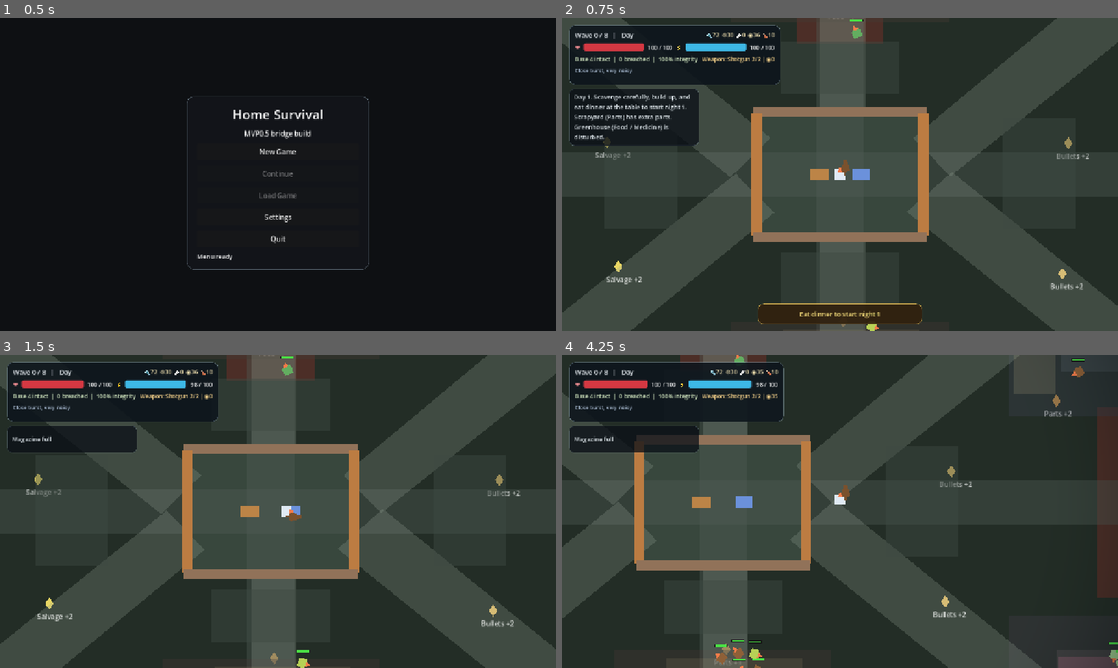
Above: before the commit, frames 1-4 (two rows, left to right).
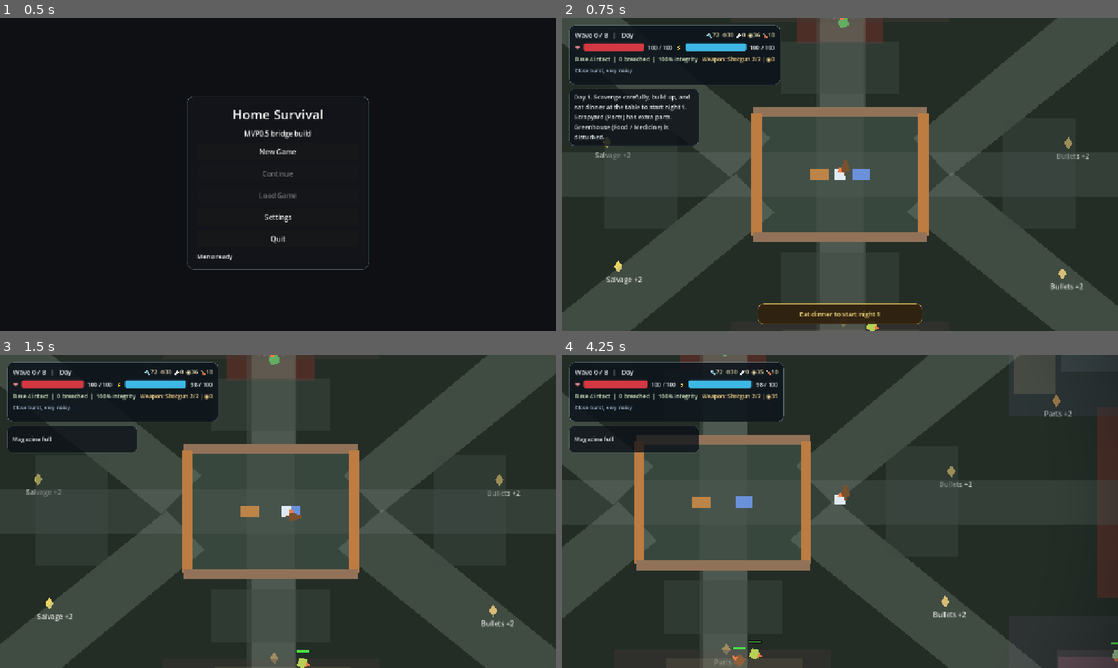
Above: after the commit, the same moments.

Repository: fb-retired-eng/home-survival
Game: Godot game, scene res://scenes/main/Boot.tscn
The game is run twice, just before and just after one commit, with the same random seed, the same clock (stepped at 60 frames per second) and the same inputs.
Inputs (mouse positions are in pixels of both pictures, inside the frame that each line leads up to):
- Up to frame 1 (0.5 s): no input
- Up to frame 2 (0.75 s): click "New Game" at 0.5 s
- Up to frame 3 (1.5 s): tap Enter at 1.25 s; move the mouse to (400, 495) at 1.27 s; hold D (move_right) from 1.28 s (still down); hold C (recycle) from 1.28 s (still down); click (400, 495) at 1.42 s
- Up to frame 4 (4.25 s): move the mouse to (728, 527) at 2.02 s; release D (move_right) at 2.03 s; release C (recycle) at 2.03 s; hold S (move_down) 2.03-2.78 s; tap Space (attack) at 2.1 s; tap C (recycle) at 2.3, 3.8 s; move the mouse to (895, 442) at 2.77 s; hold D (move_right) 2.78-3.53 s; hold C (recycle) 2.78-3.53 s; tap B (build_mode) at 2.85 s; move the mouse to (812, 574) at 3.52 s; hold W (move_up) from 3.53 s (still down); tap Tab (build_next) at 3.6 s; click (812, 574) at 3.67 s

Frame 1 is identical in both runs. In frame 2, 0.1% of the frame differs, in the area x 49-55%, y 0-7%; in frame 3, 0.1%; in frame 4, 0.4%, in the area x 27-100%, y 0-100%.

Commit message:
Tune MVP0 economy and POI pressure

Diff:
--- a/data/placeables/barricade.tres
+++ b/data/placeables/barricade.tres
@@ -9,8 +9,8 @@
 category = "barrier"
 placement_layer = "tactical"
 footprint_cells = PackedVector2Array(0, 0)
-build_cost = {"salvage": 10}
-repair_cost = {"salvage": 4}
+build_cost = {"salvage": 9}
+repair_cost = {"salvage": 3}
 max_hp = 90
 blocks_movement = true
 blocks_projectiles = true
--- a/data/placeables/spike_trap.tres
+++ b/data/placeables/spike_trap.tres
@@ -9,14 +9,14 @@
 category = "trap"
 placement_layer = "tactical"
 footprint_cells = PackedVector2Array(0, 0, 1, 0)
-build_cost = {"salvage": 12, "parts": 2}
-repair_cost = {"salvage": 5, "parts": 1}
-max_hp = 55
+build_cost = {"salvage": 10, "parts": 1}
+repair_cost = {"salvage": 4, "parts": 1}
+max_hp = 50
 blocks_movement = false
 blocks_projectiles = false
 can_stack_with_other_placeables = false
 interaction_priority = 14
-contact_damage = 10
+contact_damage = 12
 slow_factor = 0.25
 lure_radius = 0.0
 fire_range = 0.0
--- a/data/waves/mvp0_waves.tres
+++ b/data/waves/mvp0_waves.tres
@@ -12,13 +12,13 @@
 [sub_resource type="Resource" id="1"]
 script = ExtResource("3_lane")
 lane_id = &"north"
-count = 4
+count = 3
 enemy_definition = ExtResource("4_basic_enemy")
 preferred_socket_ids = PackedStringArray("wall_n")
 
 [sub_resource type="Resource" id="2"]
 script = ExtResource("2_wave")
-spawn_interval = 0.8
+spawn_interval = 0.9
 lanes = Array[Resource]([SubResource("1")])
 
 [sub_resource type="Resource" id="3"]
@@ -38,13 +38,13 @@
 [sub_resource type="Resource" id="5"]
 script = ExtResource("2_wave")
 wave_number = 2
-spawn_interval = 0.72
+spawn_interval = 0.78
 lanes = Array[Resource]([SubResource("3"), SubResource("4")])
 
 [sub_resource type="Resource" id="6"]
 script = ExtResource("3_lane")
 lane_id = &"north"
-count = 4
+count = 3
 enemy_definition = ExtResource("4_basic_enemy")
 preferred_socket_ids = PackedStringArray("wall_n")
 
@@ -58,13 +58,13 @@
 [sub_resource type="Resource" id="8"]
 script = ExtResource("2_wave")
 wave_number = 3
-spawn_interval = 0.64
+spawn_interval = 0.68
 lanes = Array[Resource]([SubResource("6"), SubResource("4"), SubResource("7")])
 
 [sub_resource type="Resource" id="9"]
 script = ExtResource("3_lane")
 lane_id = &"north"
-count = 5
+count = 4
 enemy_definition = ExtResource("4_basic_enemy")
 preferred_socket_ids = PackedStringArray("wall_n")
 
@@ -77,20 +77,20 @@
 [sub_resource type="Resource" id="11"]
 script = ExtResource("2_wave")
 wave_number = 4
-spawn_interval = 0.58
+spawn_interval = 0.62
 lanes = Array[Resource]([SubResource("9"), SubResource("3"), SubResource("10")])
 
 [sub_resource type="Resource" id="12"]
 script = ExtResource("3_lane")
 lane_id = &"east"
-count = 2
+count = 1
 enemy_definition = ExtResource("7_spitter_enemy")
 preferred_socket_ids = PackedStringArray("door_e")
 
 [sub_resource type="Resource" id="13"]
 script = ExtResource("2_wave")
 wave_number = 5
-spawn_interval = 0.54
+spawn_interval = 0.58
 lanes = Array[Resource]([SubResource("9"), SubResource("4"), SubResource("12")])
 
 [sub_resource type="Resource" id="14"]
@@ -103,40 +103,40 @@
 [sub_resource type="Resource" id="15"]
 script = ExtResource("3_lane")
 lane_id = &"west"
-count = 2
+count = 1
 enemy_definition = ExtResource("5_brute_enemy")
 preferred_socket_ids = PackedStringArray("door_w")
 
 [sub_resource type="Resource" id="16"]
 script = ExtResource("2_wave")
 wave_number = 6
-spawn_interval = 0.5
+spawn_interval = 0.54
 lanes = Array[Resource]([SubResource("14"), SubResource("3"), SubResource("15"), SubResource("12")])
 
 [sub_resource type="Resource" id="17"]
 script = ExtResource("3_lane")
 lane_id = &"north"
-count = 4
+count = 3
 enemy_definition = ExtResource("6_runner_enemy")
 preferred_socket_ids = PackedStringArray("wall_n")
 
 [sub_resource type="Resource" id="18"]
 script = ExtResource("3_lane")
 lane_id = &"east"
-count = 2
+count = 1
 enemy_definition = ExtResource("5_brute_enemy")
 preferred_socket_ids = PackedStringArray("door_e")
 
 [sub_resource type="Resource" id="19"]
 script = ExtResource("2_wave")
 wave_number = 7
-spawn_interval = 0.5
+spawn_interval = 0.54
 lanes = Array[Resource]([SubResource("17"), SubResource("18"), SubResource("15"), SubResource("12")])
 
 [sub_resource type="Resource" id="20"]
 script = ExtResource("3_lane")
 lane_id = &"north"
-count = 4
+count = 3
 enemy_definition = ExtResource("4_basic_enemy")
 preferred_socket_ids = PackedStringArray("wall_n")
 
@@ -155,7 +155,7 @@
 [sub_resource type="Resource" id="23"]
 script = ExtResource("2_wave")
 wave_number = 8
-spawn_interval = 0.46
+spawn_interval = 0.52
 lanes = Array[Resource]([SubResource("20"), SubResource("17"), SubResource("18"), SubResource("15"), SubResource("21"), SubResource("22")])
 
 [resource]
--- a/scenes/main/Game.tscn
+++ b/scenes/main/Game.tscn
@@ -445,7 +445,7 @@
 position = Vector2(54, -10)
 node_id = &"poi_a_2"
 poi_id = &"poi_a"
-reward_salvage = 2
+reward_salvage = 3
 
 [node name="Node3" parent="World/POI_A" unique_id=634875660 instance=ExtResource("6_scavenge_scene")]
 position = Vector2(-18, 46)
@@ -614,7 +614,7 @@
 node_id = &"poi_d_2"
 poi_id = &"poi_d"
 reward_salvage = 1
-reward_parts = 2
+reward_parts = 1
 reward_bullets = 4
 
 [node name="Node3" parent="World/POI_D" unique_id=1180630554 instance=ExtResource("6_scavenge_scene")]
@@ -629,7 +629,7 @@
 position = Vector2(58, 70)
 node_id = &"poi_d_4"
 poi_id = &"poi_d"
-reward_parts = 2
+reward_parts = 1
 reward_bullets = 5
 weapon_reward = ExtResource("18_pistol")
 
@@ -673,6 +673,7 @@
 position = Vector2(60, -12)
 node_id = &"poi_e_2"
 poi_id = &"poi_e"
+reward_salvage = 1
 reward_parts = 1
 reward_food = 1
 
@@ -688,7 +689,7 @@
 node_id = &"poi_e_4"
 poi_id = &"poi_e"
 reward_salvage = 1
-reward_food = 2
+reward_food = 1
 
 [node name="POI_F" type="Node2D" parent="World" unique_id=136744481]
 position = Vector2(1280, 1345)
@@ -801,13 +802,19 @@
 spawn_id = &"explore_guard_a"
 poi_id = &"poi_a"
 enemy_definition = ExtResource("16_basic_enemy")
+min_count = 1
+max_count = 2
+scatter_radius = 28.0
 
 [node name="POI_B_Guard" type="Marker2D" parent="World/ExplorationSpawnPoints" unique_id=1799033528]
 position = Vector2(2215, 360)
 script = ExtResource("15_exploration_spawn")
 spawn_id = &"explore_guard_b"
 poi_id = &"poi_b"
-enemy_definition = ExtResource("26_brute_enemy")
+enemy_definition = ExtResource("23_runner_enemy")
+min_count = 2
+max_count = 3
+scatter_radius = 34.0
 
 [node name="POI_C_Guard" type="Marker2D" parent="World/ExplorationSpawnPoints" unique_id=1904742490]
 position = Vector2(345, 1090)
@@ -815,6 +822,9 @@
 spawn_id = &"explore_guard_c"
 poi_id = &"poi_c"
 enemy_definition = ExtResource("16_basic_enemy")
+min_count = 1
+max_count = 1
+scatter_radius = 24.0
 
 [node name="POI_D_Guard" type="Marker2D" parent="World/ExplorationSpawnPoints" unique_id=525360921]
 position = Vector2(2200, 1085)
@@ -822,6 +832,9 @@
 spawn_id = &"explore_guard_d"
 poi_id = &"poi_d"
 enemy_definition = ExtResource("24_spitter_enemy")
+min_count = 1
+max_count = 2
+scatter_radius = 30.0
 
 [node name="POI_E_Guard" type="Marker2D" parent="World/ExplorationSpawnPoints" unique_id=3365090]
 position = Vector2(1288, 235)
@@ -829,6 +842,9 @@
 spawn_id = &"explore_guard_e"
 poi_id = &"poi_e"
 enemy_definition = ExtResource("16_basic_enemy")
+min_count = 2
+max_count = 2
+scatter_radius = 30.0
 
 [node name="POI_F_Guard" type="Marker2D" parent="World/ExplorationSpawnPoints" unique_id=188126142]
 position = Vector2(1285, 1195)
@@ -836,6 +852,9 @@
 spawn_id = &"explore_guard_f"
 poi_id = &"poi_f"
 enemy_definition = ExtResource("26_brute_enemy")
+min_count = 1
+max_count = 2
+scatter_radius = 32.0
 
 [node name="RoamingSpawnZones" type="Node2D" parent="World" unique_id=1631930781]
 
--- /dev/null
+++ b/scripts/debug/economy_balance_probe.gd
@@ -0,0 +1,121 @@
+extends SceneTree
+
+
+func _wait_frames() -> void:
+	await process_frame
+	await physics_frame
+	await process_frame
+
+
+func _sum_poi_rewards(game, poi_id: StringName) -> Dictionary:
+	var totals := {
+		"salvage": 0,
+		"parts": 0,
+		"medicine": 0,
+		"bullets": 0,
+		"food": 0,
+	}
+	for node in game.get_tree().get_nodes_in_group("scavenge_nodes"):
+		if StringName(node.poi_id) != poi_id:
+			continue
+		totals["salvage"] += int(node.reward_salvage)
+		totals["parts"] += int(node.reward_parts)
+		totals["medicine"] += int(node.reward_medicine)
+		totals["bullets"] += int(node.reward_bullets)
+		totals["food"] += int(node.reward_food)
+	return totals
+
+
+func _format_rewards(rewards: Dictionary) -> String:
+	var parts: Array[String] = []
+	for resource_id in ["salvage", "parts", "medicine", "bullets", "food"]:
+		var amount := int(rewards.get(resource_id, 0))
+		if amount <= 0:
+			continue
+		parts.append("%s:%d" % [resource_id, amount])
+	if parts.is_empty():
+		return "empty"
+	return ",".join(parts)
+
+
+func _find_support_spawn(game, poi_id: StringName):
+	for child in game.get_node("World/MicroLootSpawns").get_children():
+		if not bool(child.get("use_poi_role_defaults")):
+			continue
+		if StringName(child.get("poi_id")) == poi_id:
+			return child
+	return null
+
+
+func _get_wave_summary(wave_definition: Resource) -> Dictionary:
+	var total_count := 0
+	var breakdown := {}
+	for lane in wave_definition.lanes:
+		var count := int(lane.count)
+		total_count += count
+		var enemy_id := String(lane.enemy_definition.enemy_id)
+		breakdown[enemy_id] = int(breakdown.get(enemy_id, 0)) + count
+	return {
+		"total": total_count,
+		"breakdown": breakdown,
+	}
+
+
+func _format_breakdown(breakdown: Dictionary) -> String:
+	var keys: Array[String] = []
+	for key in breakdown.keys():
+		keys.append(String(key))
+	keys.sort()
+	var parts: Array[String] = []
+	for key in keys:
+		parts.append("%s:%d" % [key, int(breakdown[key])])
+	return ",".join(parts)
+
+
+func _init() -> void:
+	var game_scene := load("res://scenes/main/Game.tscn")
+	var game = game_scene.instantiate()
+	root.add_child(game)
+	await _wait_frames()
+
+	for poi_id in [&"poi_a", &"poi_b", &"poi_c", &"poi_d", &"poi_e", &"poi_f"]:
+		var guard_spawn = game._get_poi_guard_spawn_point(poi_id)
+		var support_spawn = _find_support_spawn(game, poi_id)
+		var support_defaults := {}
+		if support_spawn != null:
+			support_defaults = game.poi_controller.resolve_micro_loot_spawn_defaults(support_spawn)
+		print("economy_probe_%s_role=%s" % [String(poi_id), game.debug_get_poi_reward_role_label(poi_id)])
+		print("economy_probe_%s_base_rewards=%s" % [String(poi_id), _format_rewards(_sum_poi_rewards(game, poi_id))])
+		if guard_spawn != null:
+			print("economy_probe_%s_guard=%s:%d-%d" % [
+				String(poi_id),
+				String(guard_spawn.enemy_definition.enemy_id),
+				int(guard_spawn.min_count),
+				int(guard_spawn.max_count),
+			])
+		if not support_defaults.is_empty():
+			print("economy_probe_%s_support=%s:%d" % [
+				String(poi_id),
+				String(support_defaults.get("resource_id", "")),
+				int(support_defaults.get("amount", 0)),
+			])
+
+	var barricade = load("res://data/placeables/barricade.tres")
+	var spike_trap = load("res://data/placeables/spike_trap.tres")
+	print("economy_probe_barricade_build=%s" % _format_rewards(barricade.build_cost))
+	print("economy_probe_barricade_repair=%s" % _format_rewards(barricade.repair_cost))
+	print("economy_probe_barricade_recycle=%s" % _format_rewards(barricade.build_cost))
+	print("economy_probe_spike_build=%s" % _format_rewards(spike_trap.build_cost))
+	print("economy_probe_spike_repair=%s" % _format_rewards(spike_trap.repair_cost))
+	print("economy_probe_spike_stats=hp:%d,damage:%d,slow:%.2f" % [int(spike_trap.max_hp), int(spike_trap.contact_damage), float(spike_trap.slow_factor)])
+
+	for wave_number in [3, 5, 7]:
+		var wave_definition = game.wave_manager.wave_set_definition.waves[wave_number - 1]
+		var wave_summary := _get_wave_summary(wave_definition)
+		print("economy_probe_wave_%d_total=%d" % [wave_number, int(wave_summary.get("total", 0))])
+		print("economy_probe_wave_%d_breakdown=%s" % [wave_number, _format_breakdown(wave_summary.get("breakdown", {}))])
+		print("economy_probe_wave_%d_interval=%.2f" % [wave_number, float(wave_definition.spawn_interval)])
+
+	game.queue_free()
+	await _wait_frames()
+	quit()
--- a/scripts/debug/map_layout_probe.gd
+++ b/scripts/debug/map_layout_probe.gd
@@ -55,4 +55,10 @@
 	print("map_layout_probe_poi_identity_d=%s" % str(game.get_node("World/POI_D/WatchPost") != null and game.get_node("World/POI_D/CheckpointBlocker") != null))
 	print("map_layout_probe_poi_identity_e=%s" % str(game.get_node("World/POI_E/Canopy") != null and game.get_node("World/POI_E/TruckStopBlocker") != null))
 	print("map_layout_probe_poi_identity_f=%s" % str(game.get_node("World/POI_F/ScrapPad") != null and game.get_node("World/POI_F/ScrapyardBlocker") != null))
+	print("map_layout_probe_guard_a=%s:%d-%d" % [String(game.get_node("World/ExplorationSpawnPoints/POI_A_Guard").enemy_definition.enemy_id), int(game.get_node("World/ExplorationSpawnPoints/POI_A_Guard").min_count), int(game.get_node("World/ExplorationSpawnPoints/POI_A_Guard").max_count)])
+	print("map_layout_probe_guard_b=%s:%d-%d" % [String(game.get_node("World/ExplorationSpawnPoints/POI_B_Guard").enemy_definition.enemy_id), int(game.get_node("World/ExplorationSpawnPoints/POI_B_Guard").min_count), int(game.get_node("World/ExplorationSpawnPoints/POI_B_Guard").max_count)])
+	print("map_layout_probe_guard_c=%s:%d-%d" % [String(game.get_node("World/ExplorationSpawnPoints/POI_C_Guard").enemy_definition.enemy_id), int(game.get_node("World/ExplorationSpawnPoints/POI_C_Guard").min_count), int(game.get_node("World/ExplorationSpawnPoints/POI_C_Guard").max_count)])
+	print("map_layout_probe_guard_d=%s:%d-%d" % [String(game.get_node("World/ExplorationSpawnPoints/POI_D_Guard").enemy_definition.enemy_id), int(game.get_node("World/ExplorationSpawnPoints/POI_D_Guard").min_count), int(game.get_node("World/ExplorationSpawnPoints/POI_D_Guard").max_count)])
+	print("map_layout_probe_guard_e=%s:%d-%d" % [String(game.get_node("World/ExplorationSpawnPoints/POI_E_Guard").enemy_definition.enemy_id), int(game.get_node("World/ExplorationSpawnPoints/POI_E_Guard").min_count), int(game.get_node("World/ExplorationSpawnPoints/POI_E_Guard").max_count)])
+	print("map_layout_probe_guard_f=%s:%d-%d" % [String(game.get_node("World/ExplorationSpawnPoints/POI_F_Guard").enemy_definition.enemy_id), int(game.get_node("World/ExplorationSpawnPoints/POI_F_Guard").min_count), int(game.get_node("World/ExplorationSpawnPoints/POI_F_Guard").max_count)])
 	quit()
Not shown, changed: PROJECT_EXECUTION_LOG.md
Not shown, changed: README.md
